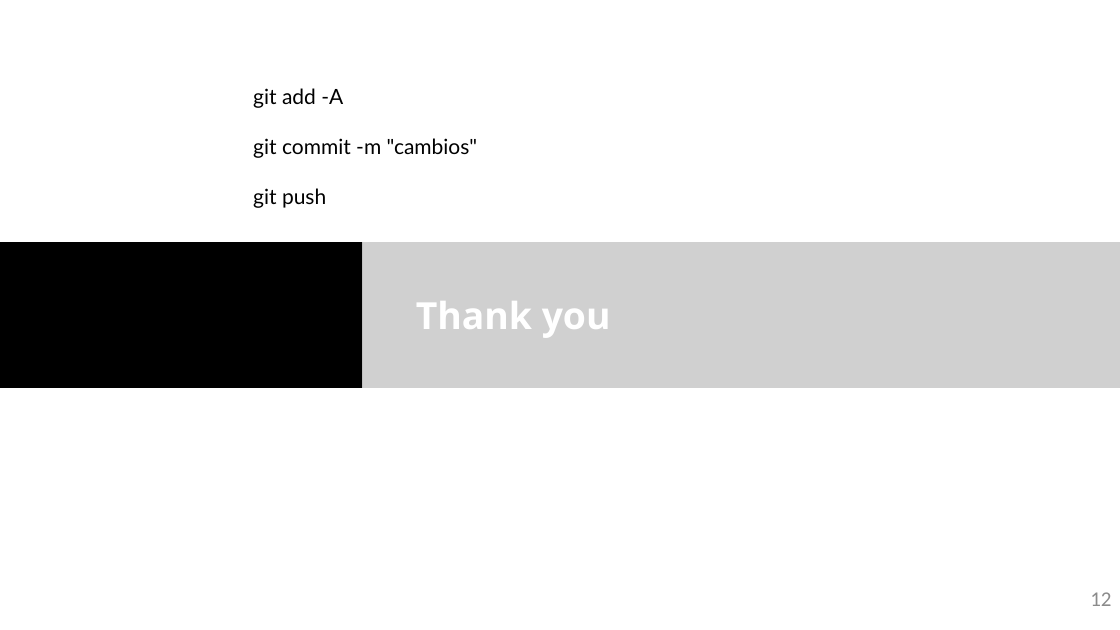
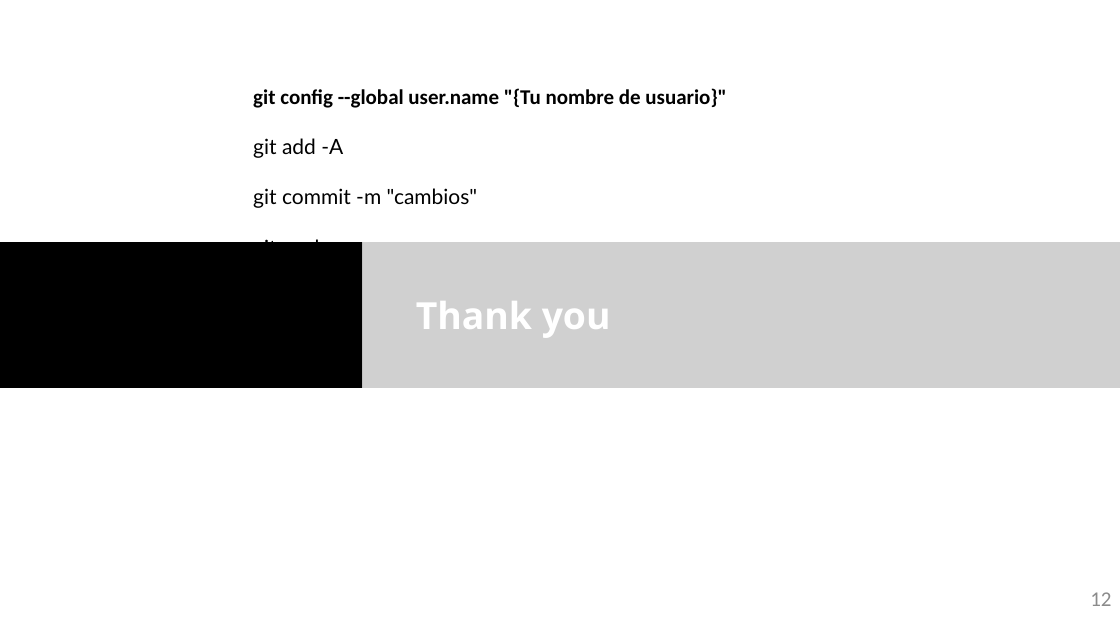
Before and after one commit to cccanvas-upv/cifoin-lab1, a slide deck: slide 12 of LabBook_10.pptx. Drawn at 1120x630 pixels with LibreOffice and Linux fonts; fonts in the diff are those of the drawing; grey boxes stand for pictures; background and template pictures are left out. Boxes give left, top, right and bottom in pixels: in the first picture for what was removed or moved away, otherwise in the second. Text is boxed around its words. In the diff, an @@ line names an element or a change of style, - is before the commit and + after.

Commit message:
cambios

```diff
--- a/LabBook_10.pptx
+++ b/LabBook_10.pptx
@@ text at (253,88,727,108): paragraph added @@
+git config --global user.name "{Tu nombre de usuario}"
```
